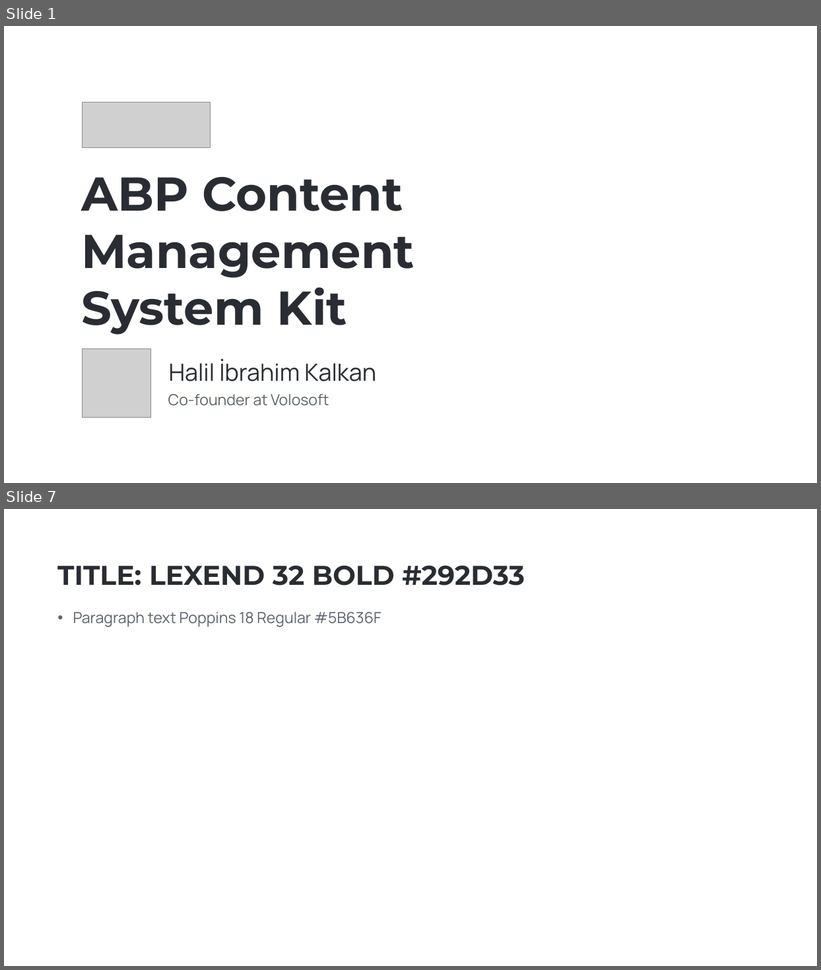
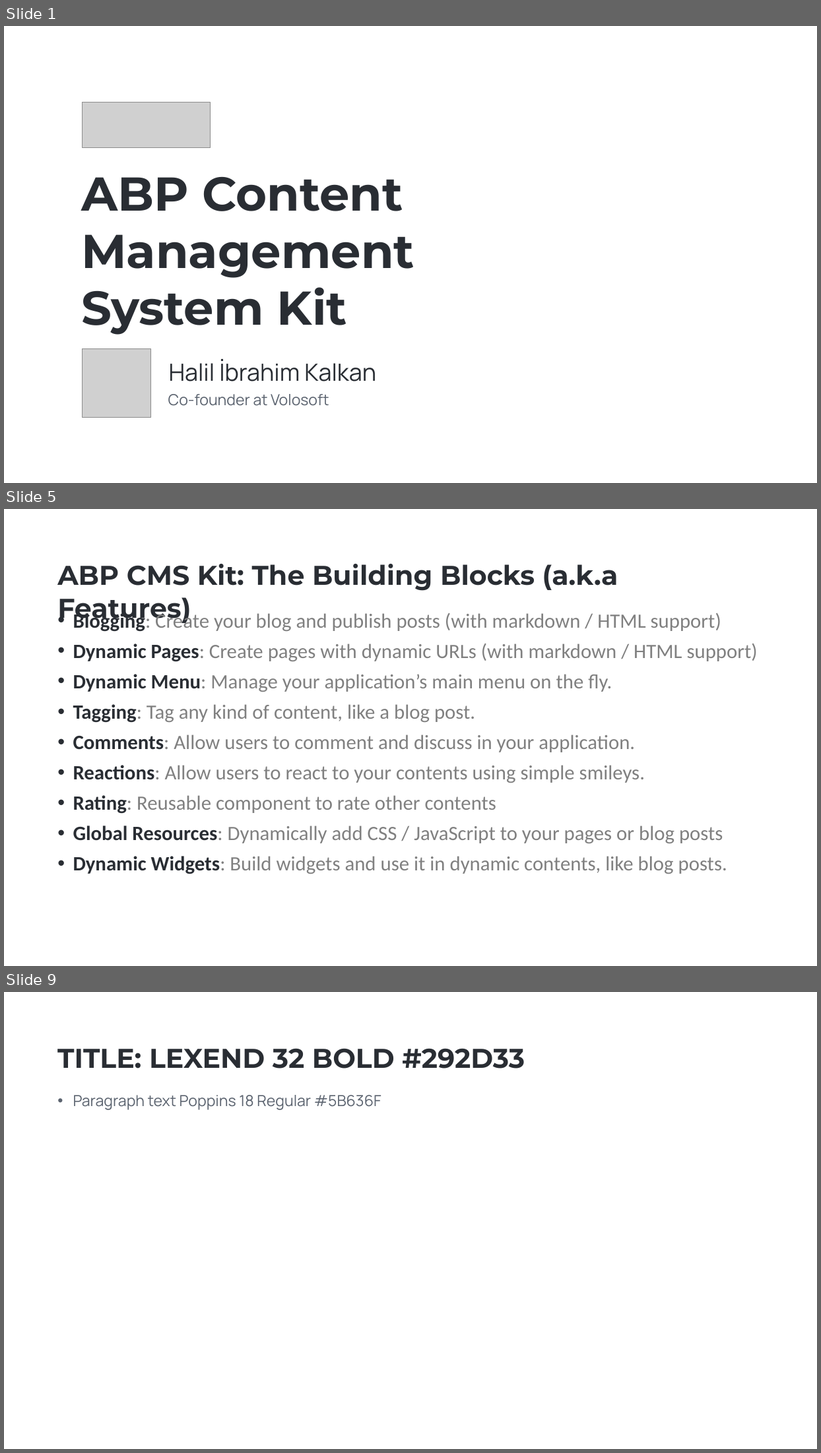
Before and after one commit to hikalkan/presentations, a slide deck: 2023-09-28 ABP CMS Kit/ABP CMS Kit.pptx. Shown one above the other, each under a label of ours: slides 1 and 7 before the commit, slides 1, 5 and 9 after it; the slides between them are not shown. The pictures are 821x970 and 821x1453 pixels, drawn with LibreOffice and Linux fonts; fonts in the diff are those of the drawing; grey boxes stand for pictures; background and template pictures are left out. Boxes give left, top, right and bottom in pixels: in the first picture for what was removed or moved away, otherwise in the second. Text is boxed around its words. In the diff, an @@ line names an element or a change of style, - is before the commit and + after.

```diff
--- a/2023-09-28 ABP CMS Kit/ABP CMS Kit.pptx
+++ b/2023-09-28 ABP CMS Kit/ABP CMS Kit.pptx
@@ slide 5 added at (x1=4, y1=509, x2=817, y2=966), background picture (left out) @@
@@ text added at (x1=57, y1=564, x2=618, y2=591), 32 pt, text #292D33, bold @@
+ABP CMS Kit: The Building Blocks (a.k.a Features)
@@ text added at (x1=73, y1=611, x2=758, y2=875), 24 pt, text #808080 @@
+• Blogging: Create your blog and publish posts (with markdown / HTML support)
+• Dynamic Pages: Create pages with dynamic URLs (with markdown / HTML support)
+• Dynamic Menu: Manage your application’s main menu on the fly.
+• Tagging: Tag any kind of content, like a blog post.
+• Comments: Allow users to comment and discuss in your application.
+• Reactions: Allow users to react to your contents using simple smileys.
+• Rating: Reusable component to rate other contents
+• Global Resources: Dynamically add CSS / JavaScript to your pages or blog posts
+• Dynamic Widgets: Build widgets and use it in dynamic contents, like blog posts.
@@ what was slide 7 is now slide 9 @@
```
Also in this commit, not shown: 6 other slides added, 2 slides removed.
